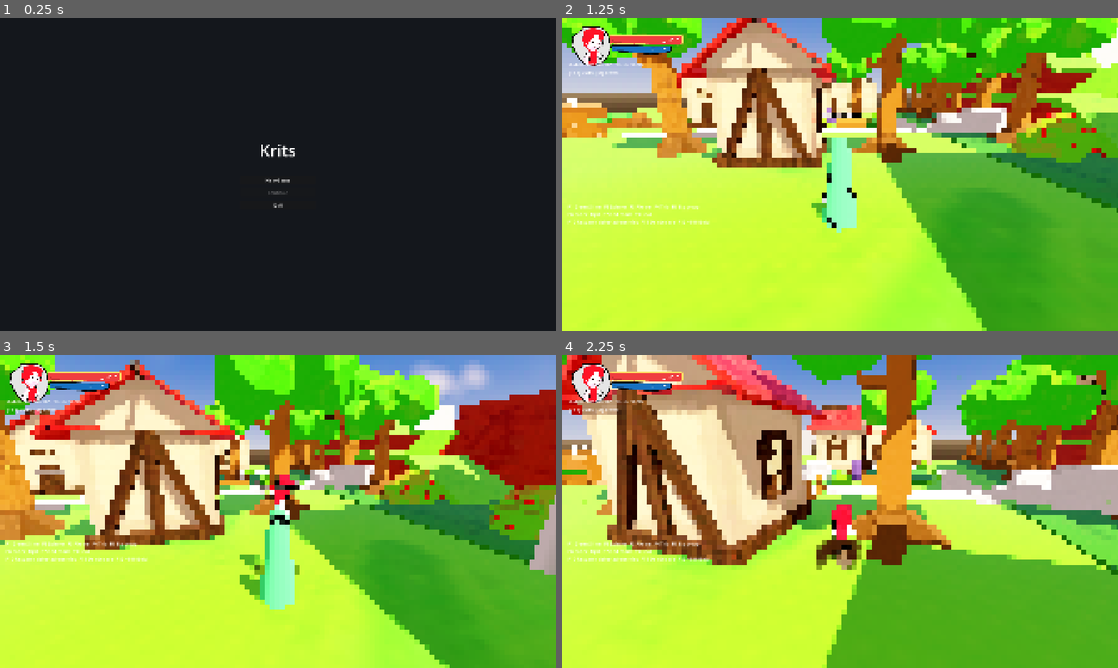
Above: before the commit, frames 1-4 (two rows, left to right).
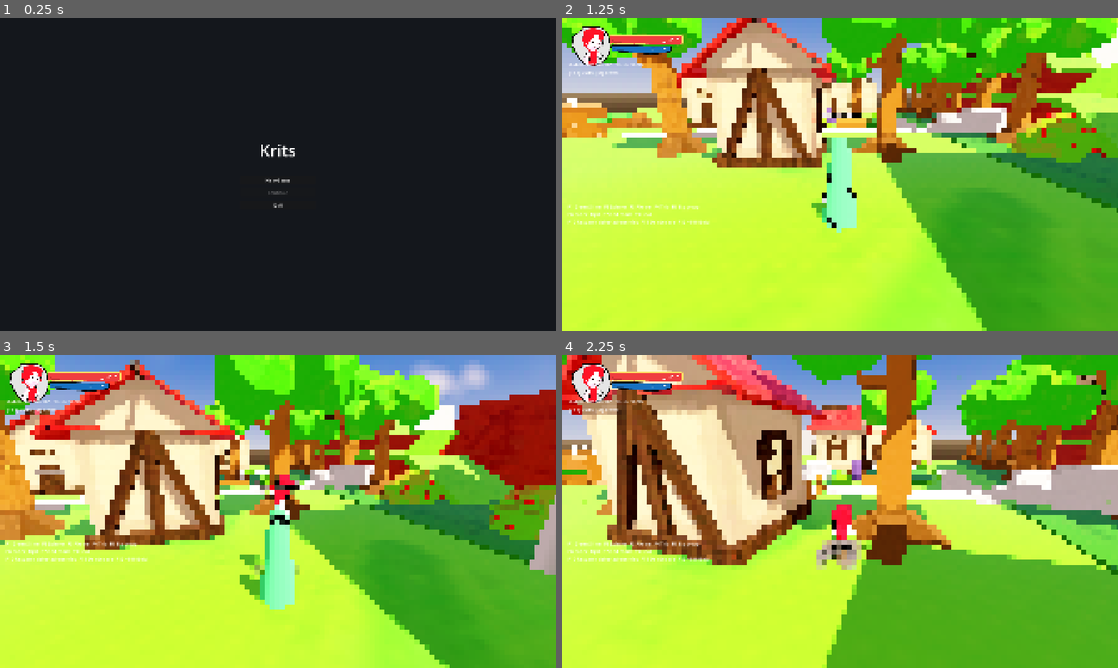
Above: after the commit, the same moments.

Repository: doggoanim/Krits
Game: Godot game, scene res://ui/main_menu.tscn
The game is run twice, just before and just after one commit, with the same random seed, the same clock (stepped at 60 frames per second) and the same inputs.
Inputs (mouse positions are in pixels of both pictures, inside the frame that each line leads up to):
- Up to frame 1 (0.25 s): no input
- Up to frame 2 (1.25 s): click "New Game" at 0.5 s
- Up to frame 3 (1.5 s): tap Enter at 1.25 s; move the mouse to (305, 511) at 1.27 s; hold W (move_forward) from 1.28 s (still down); tap Space (jump) at 1.35 s; click (305, 511) at 1.42 s
- Up to frame 4 (2.25 s): keep holding W (move_forward); tap Space (jump) at 1.52, 1.82 s; move the mouse to (812, 511) at 2.02 s; tap Ctrl (crouch_pound) at 2.1 s

Frames 1-2 are identical in both runs. In frame 3, less than 0.1% of the frame differs, in the area x 45-54%, y 67-71%; in frame 4, 0.6%, in the area x 45-55%, y 57-69%.

Commit message:
Use smoke_puff.png for every dust/splash effect, not just running dust
Extends the swap already made for the running-dust haze to every other
dust-family effect here (jump/land dust, footstep puffs, roll
collision) and the water splash spray, all of which still used the
grainy dirt_texture.png. Same reasoning as the slime drip and running
dust already had: dirt_texture.png's own baked-in brown base doesn't
take a color_ramp tint cleanly, which started reading as an
inconsistency once there were several differently-tinted dust variants
(grass/rock/dirt footsteps, water spray) side by side. One texture,
tinted per effect, keeps the whole set visually consistent. _dust_quad
and its texture load are removed entirely now that nothing uses them.

Co-Authored-By: Claude Sonnet 5 <noreply@anthropic.com>
Claude-Session: https://claude.ai/code/session_01TYpdm1jACUqsWG6yyTxbgm

Diff:
--- a/player/player_effects.gd
+++ b/player/player_effects.gd
@@ -1,11 +1,16 @@
 class_name PlayerEffects
 extends Node3D
 ## Movement particle effects — dust, dirt, smoke. Every ParticleProcessMaterial
-## is built in code, but the sprite each particle wears is one of two hand-
-## drawn textures (assets/sprites/): dirt_texture.png for anything dust/dirt,
-## smoke_puff.png for anything smoke/air or that needs its color_ramp tint to
-## actually read as that color (dirt_texture.png's own brown base muddies
-## any tint multiplied over it — see the slime drip).
+## is built in code; every emitter's sprite is the same hand-drawn
+## smoke_puff.png (assets/sprites/) regardless of what the effect is meant to
+## read as (dust, dirt, smoke, water spray), recolored per effect via each
+## one's own color_ramp (vertex_color_use_as_albedo). A separate grainy
+## dirt_texture.png used to back the dust-specific effects, but its own
+## baked-in brown base didn't take a tint cleanly (see _slime_drip_material_for()'s
+## identical reasoning, which is what led here) and read inconsistently next
+## to everything else once there were enough differently-tinted dust variants
+## (grass/rock/dirt footsteps, water splash) to notice the mismatch — one
+## texture, tinted every time, keeps all of it visually consistent.
 ##
 ## Two kinds of emitter:
 ## - Persistent, toggled on/off for as long as a move lasts (running dust,
@@ -56,10 +61,8 @@
 	Color(0.8, 0.9, 1.0, 0.0),
 ]
 
-const DUST_TEXTURE_PATH := "res://assets/sprites/dirt_texture.png"
 const SMOKE_TEXTURE_PATH := "res://assets/sprites/smoke_puff.png"
 
-var _dust_quad: QuadMesh
 var _smoke_quad: QuadMesh
 var _growth_curve: CurveTexture
 var _dust_ramp_tex: GradientTexture1D
@@ -74,7 +77,6 @@
 var _slime_drip: GPUParticles3D
 
 func _ready() -> void:
-	_dust_quad = _make_quad_mesh(load(DUST_TEXTURE_PATH))
 	_smoke_quad = _make_quad_mesh(load(SMOKE_TEXTURE_PATH))
 	_growth_curve = _make_growth_curve()
 	_dust_ramp_tex = _make_ramp(DUST_RAMP)
@@ -84,18 +86,9 @@
 	_splash_ramp_tex = _make_ramp(SPLASH_RAMP)
 	_ring_texture = SoftCircleTexture.make_ring()
 
-	# _smoke_quad, not _dust_quad: dirt_texture.png's own grainy, brown-baked
-	# look read fine for a discrete kicked-up puff, but as a CONTINUOUS haze
-	# trailing behind a run it was too busy/dark — smoke_puff.png's softer,
-	# near-white puff (recolored by _dust_ramp_tex below, same trick the
-	# slime drip already relies on) reads as a lighter dust haze instead.
 	_run_dust = _build_emitter(_dust_material(3.0, 6.0, 0.35, 0.8), 14, 0.5, false, _smoke_quad)
 	add_child(_run_dust)
 	_slime_drip_material = _slime_drip_material_for(PlayerVisual.SLIME_TINT_COLOR)
-	# _smoke_quad, not _dust_quad: dirt_texture.png is itself brown, and
-	# multiplying that by the color_ramp tint (vertex_color_use_as_albedo)
-	# always skewed muddy brown no matter what color was requested.
-	# smoke_puff.png's soft, near-white base actually shows the tint.
 	_slime_drip = _build_emitter(_slime_drip_material, 10, 0.6, false, _smoke_quad)
 	_slime_drip.position.y = 1.0   # emit from around the torso, not the feet, so it reads as dripping off the character
 	add_child(_slime_drip)
@@ -124,10 +117,10 @@
 # ---------------------------------------------------------------- one-shot bursts
 
 func burst_jump_dust() -> void:
-	_burst(global_position, Vector3.UP, 35.0, _dust_material(4.0, 7.0, 0.3, 0.75), 8, 0.35, _dust_quad)
+	_burst(global_position, Vector3.UP, 35.0, _dust_material(4.0, 7.0, 0.3, 0.75), 8, 0.35, _smoke_quad)
 
 func burst_land_dust() -> void:
-	_burst(global_position, Vector3.UP, 60.0, _dust_material(5.5, 9.0, 0.5, 1.2), 16, 0.45, _dust_quad)
+	_burst(global_position, Vector3.UP, 60.0, _dust_material(5.5, 9.0, 0.5, 1.2), 16, 0.45, _smoke_quad)
 
 ## A small discrete puff synced to each footstep — see GroundState._play_footstep(),
 ## which already looks up the surface underfoot for PlayerAudio; this reuses
@@ -158,7 +151,7 @@
 	# spot while running, essentially invisible as its own accent. This still
 	# reads as a quick accent, not a cloud — one-shot at 0.4s lifetime — just
 	# large enough to actually see land and settle each step.
-	_burst(pos, Vector3.UP, 55.0, _material(5.0, 5.0, 0.4, scale_max, ramp), amount, 0.4, _dust_quad)
+	_burst(pos, Vector3.UP, 55.0, _material(5.0, 5.0, 0.4, scale_max, ramp), amount, 0.4, _smoke_quad)
 
 ## Entering/exiting a WaterVolume (see world/water/water_volume.gd): a droplet
 ## spray plus an expanding ring ripple, both at `pos` (the waterline, not the
@@ -208,7 +201,7 @@
 ## Rolling into a wall on the ground — a punchier, dirtier burst than the
 ## airborne wall bounce above.
 func burst_roll_collision(pos: Vector3, normal: Vector3) -> void:
-	_burst(pos, normal, 60.0, _dust_material(6.0, 10.0, 0.55, 1.3), 18, 0.45, _dust_quad)
+	_burst(pos, normal, 60.0, _dust_material(6.0, 10.0, 0.55, 1.3), 18, 0.45, _smoke_quad)
 
 # ---------------------------------------------------------------- building blocks
 
